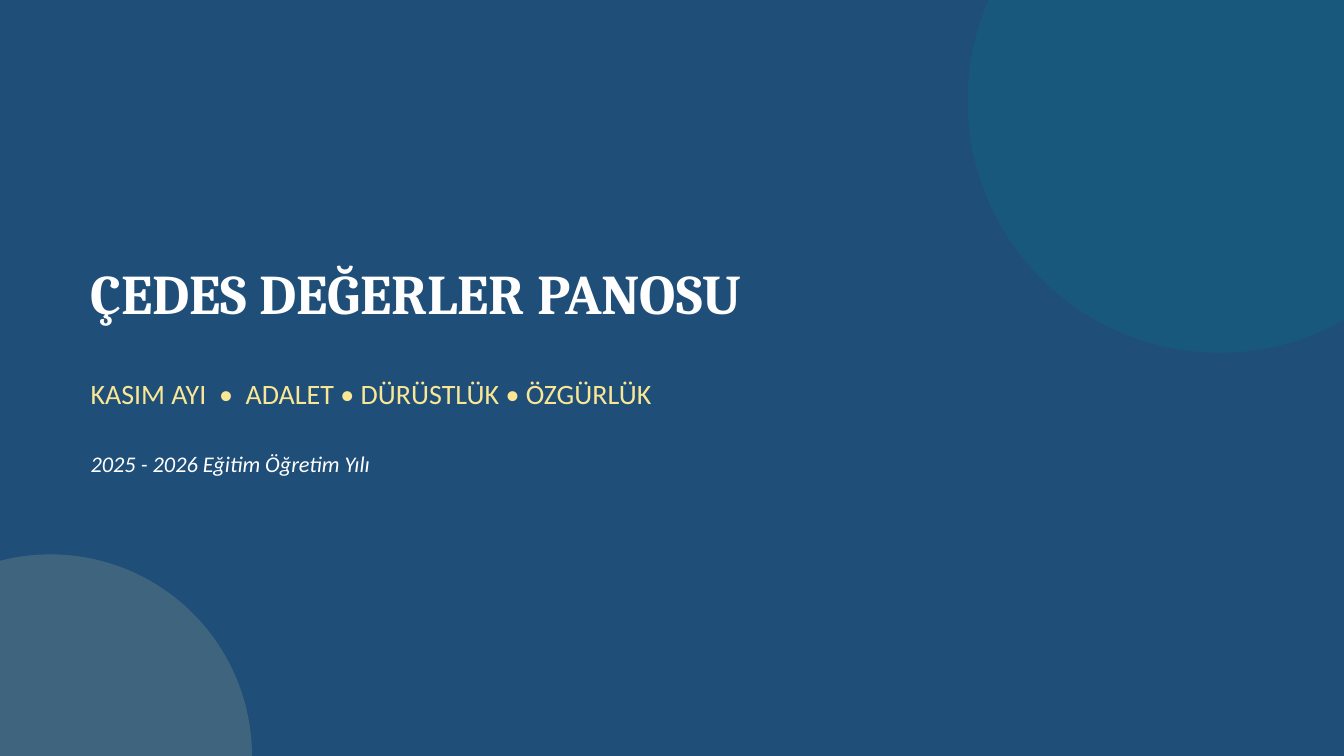
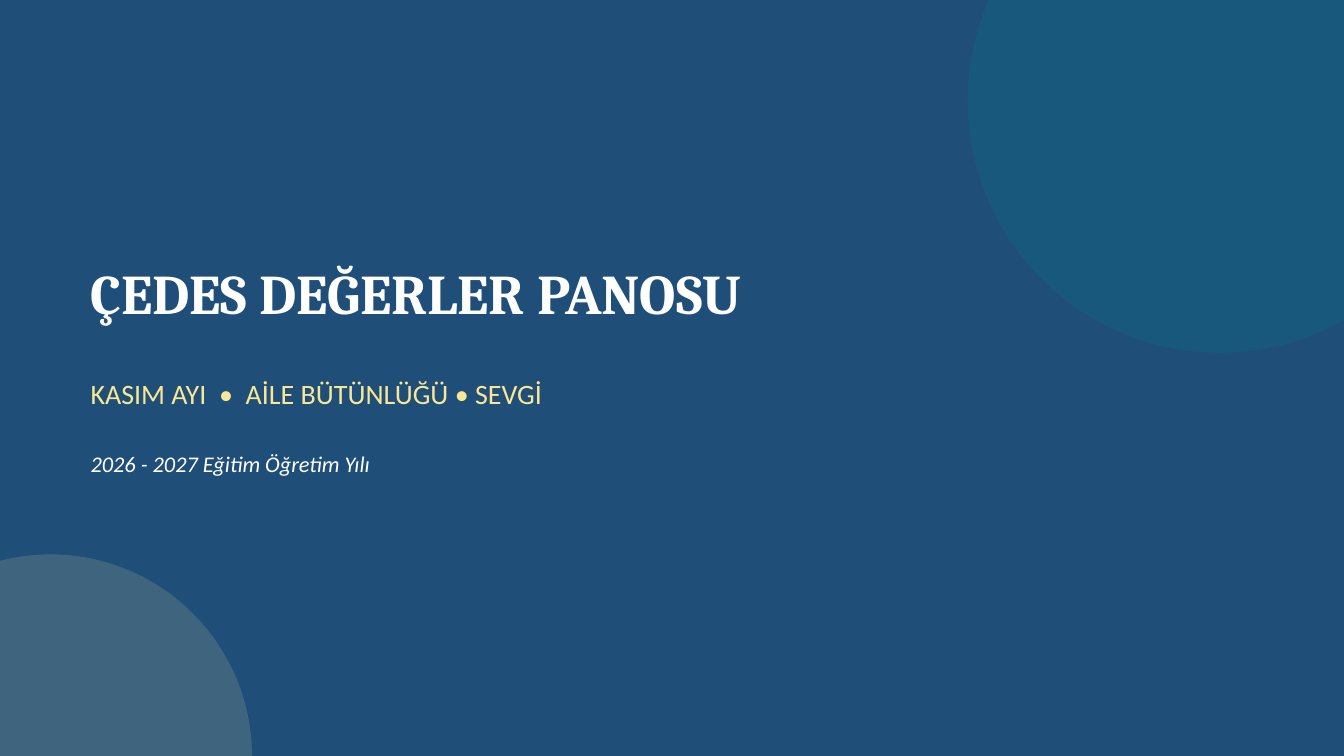
Before and after one commit to oogretmen1-tech/oogretmen1-tech.github.io, a slide deck: slide 1 of kasim-cedes-pano.pptx. Drawn at 1344x756 pixels with LibreOffice and Linux fonts; fonts in the diff are those of the drawing. Boxes give left, top, right and bottom in pixels: in the first picture for what was removed or moved away, otherwise in the second. Text is boxed around its words. In the diff, an @@ line names an element or a change of style, - is before the commit and + after.

```diff
--- a/kasim-cedes-pano.pptx
+++ b/kasim-cedes-pano.pptx
@@ text at bbox=[91, 381, 542, 404]: text changed @@
-KASIM AYI • ADALET • DÜRÜSTLÜK • ÖZGÜRLÜK
+KASIM AYI • AİLE BÜTÜNLÜĞÜ • SEVGİ
@@ text at bbox=[91, 454, 370, 476]: text changed @@
-2025 - 2026 Eğitim Öğretim Yılı
+2026 - 2027 Eğitim Öğretim Yılı
```
Also in this commit, not shown: 3 other slides changed, 1 slide removed, 40 other files.
